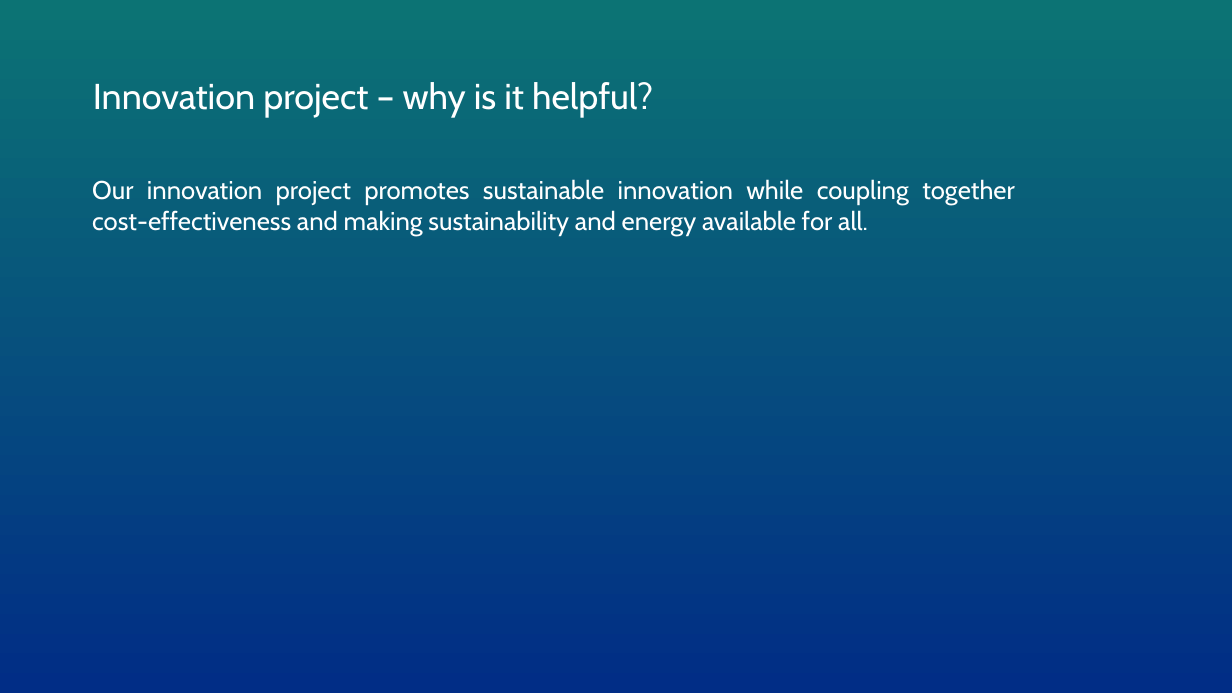
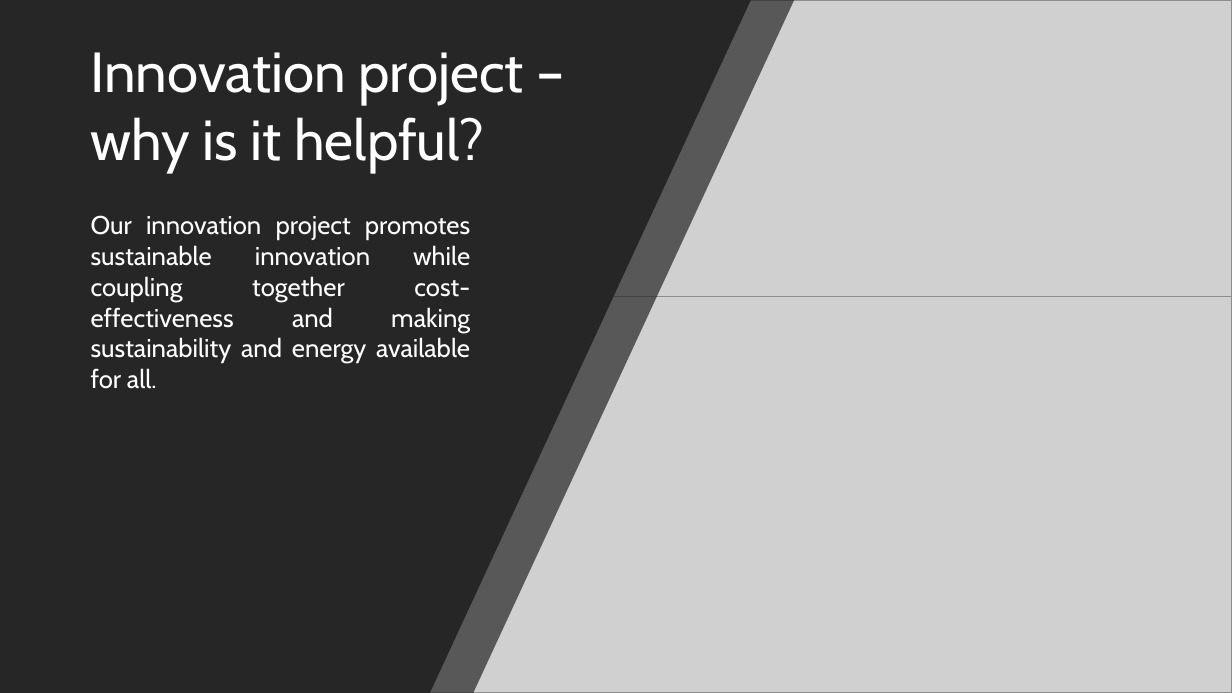
Before and after one commit to prokenz101/fll-optimus, a slide deck: slide 6 of Core_values_-_Team_Optimus-1.pptx. Drawn at 1232x693 pixels with LibreOffice and Linux fonts; fonts in the diff are those of the drawing; grey boxes stand for pictures. Boxes give left, top, right and bottom in pixels: in the first picture for what was removed or moved away, otherwise in the second. Text is boxed around its words. In the diff, an @@ line names an element or a change of style, - is before the commit and + after.

```diff
--- a/Core_values_-_Team_Optimus-1.pptx
+++ b/Core_values_-_Team_Optimus-1.pptx
@@ background gradient #0C7374 to #012D86 to #000000 @@
@@ freeform shape added at (x1=0, y1=0, x2=795, y2=693), fill #262626 at 70% opacity @@
@@ freeform shape added at (x1=0, y1=0, x2=751, y2=693), fill #262626 @@
@@ picture added at (x1=608, y1=0, x2=1232, y2=297) @@
@@ text "Innovation project – why is ..." moved from (x1=93, y1=82, x2=653, y2=118) to (x1=91, y1=52, x2=523, y2=173) @@
@@ text "Innovation project – why is ..." at (x1=91, y1=52, x2=523, y2=173): size 28 to 44 pt; vertical alignment top to middle @@
@@ text "Our innovation project promotes sustainable ..." rewrapped from (x1=92, y1=179, x2=1015, y2=235) to (x1=91, y1=215, x2=470, y2=389) @@
@@ picture added at (x1=425, y1=297, x2=1232, y2=693) @@
```
Also in this commit, not shown: 5 other slides changed.
